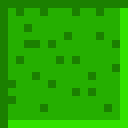
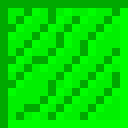
Layered file, before and after one edit (128 × 128). Changes by layer:
added layer "leaf" above "woodTop" over [0, 0, 128, 128]
added layer "woodTop" above "wood" over [0, 0, 128, 128]
added layer "wood" above "stone" over [0, 0, 128, 128]
added layer "stone" above "grass" over [0, 0, 128, 128]
painted on "dirt" over [0, 0, 128, 128]
